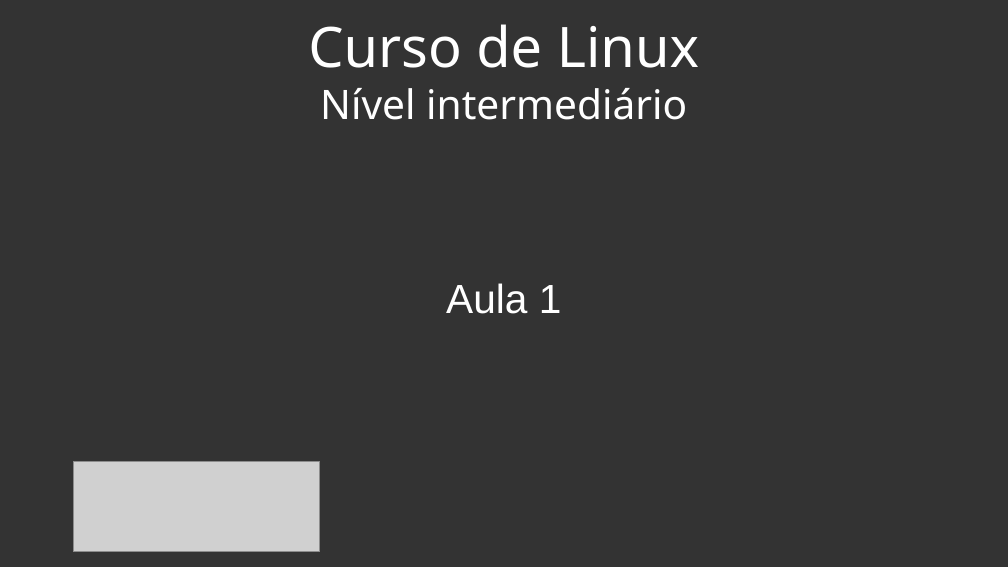
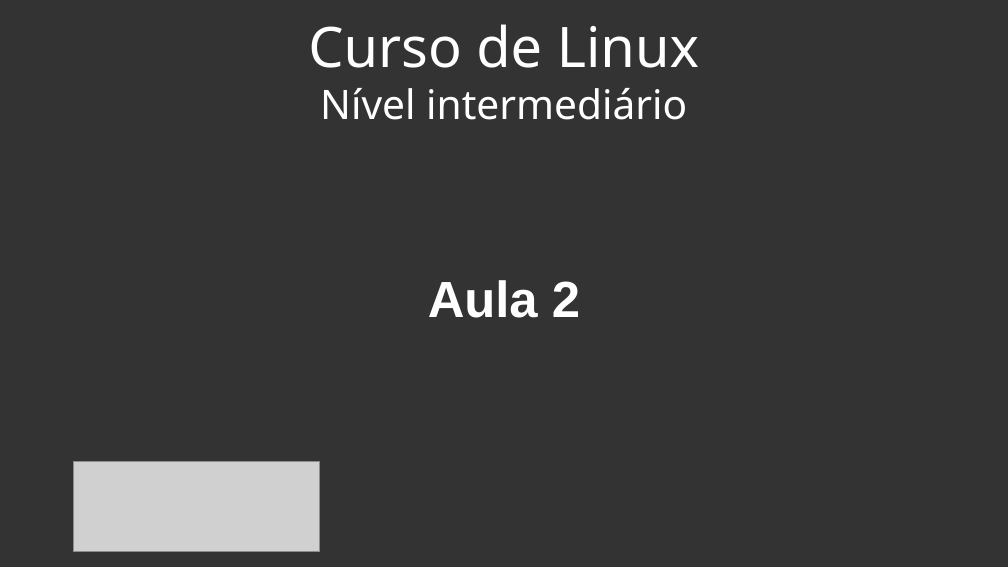
Before and after one commit to petecoutfpr/curso-linux-peteco, a slide deck: slide 1 of 2018-1/Intermediário/linux intermediario aula 2.odp. Drawn at 1008x567 pixels with LibreOffice and Linux fonts; fonts in the diff are those of the drawing; grey boxes stand for pictures; background and template pictures are left out. Boxes give left, top, right and bottom in pixels: in the first picture for what was removed or moved away, otherwise in the second. Text is boxed around its words. In the diff, an @@ line names an element or a change of style, - is before the commit and + after.

```diff
--- a/2018-1/Intermediário/linux intermediario aula 2.odp
+++ b/2018-1/Intermediário/linux intermediario aula 2.odp
@@ subtitle at box(428, 280, 580, 318): text changed; size 32 to 40 pt; bold on @@
-Aula 1
+Aula 2
```
Also in this commit, not shown: 2 other files.
